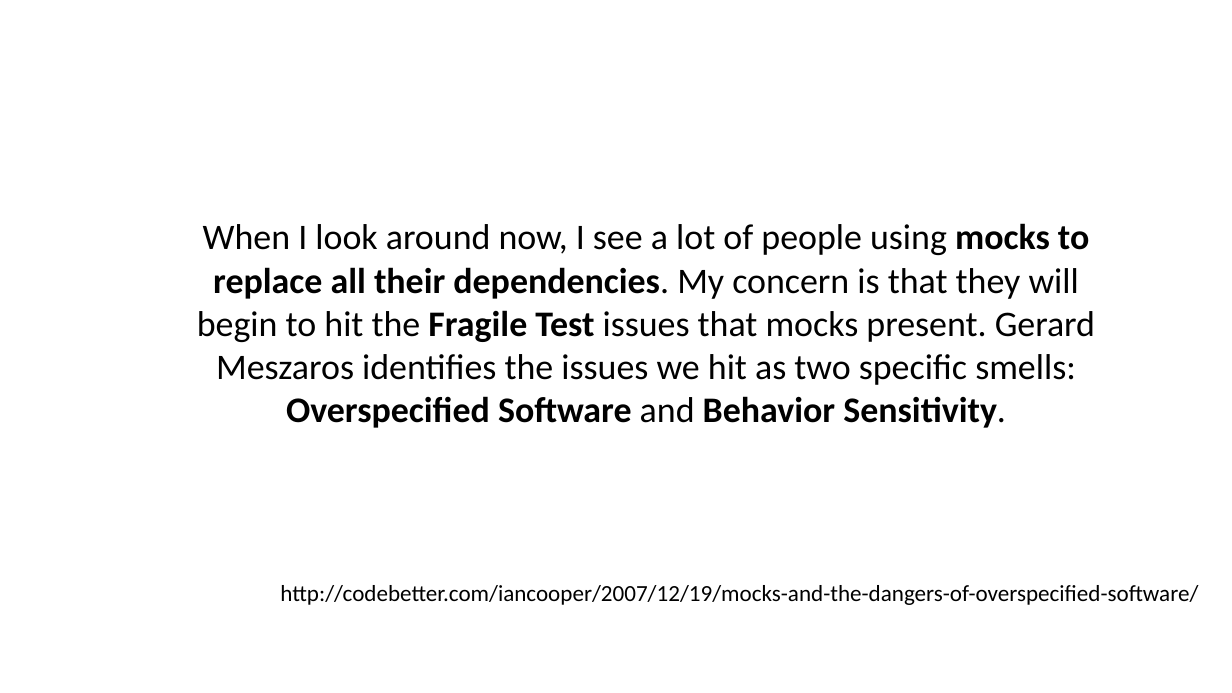
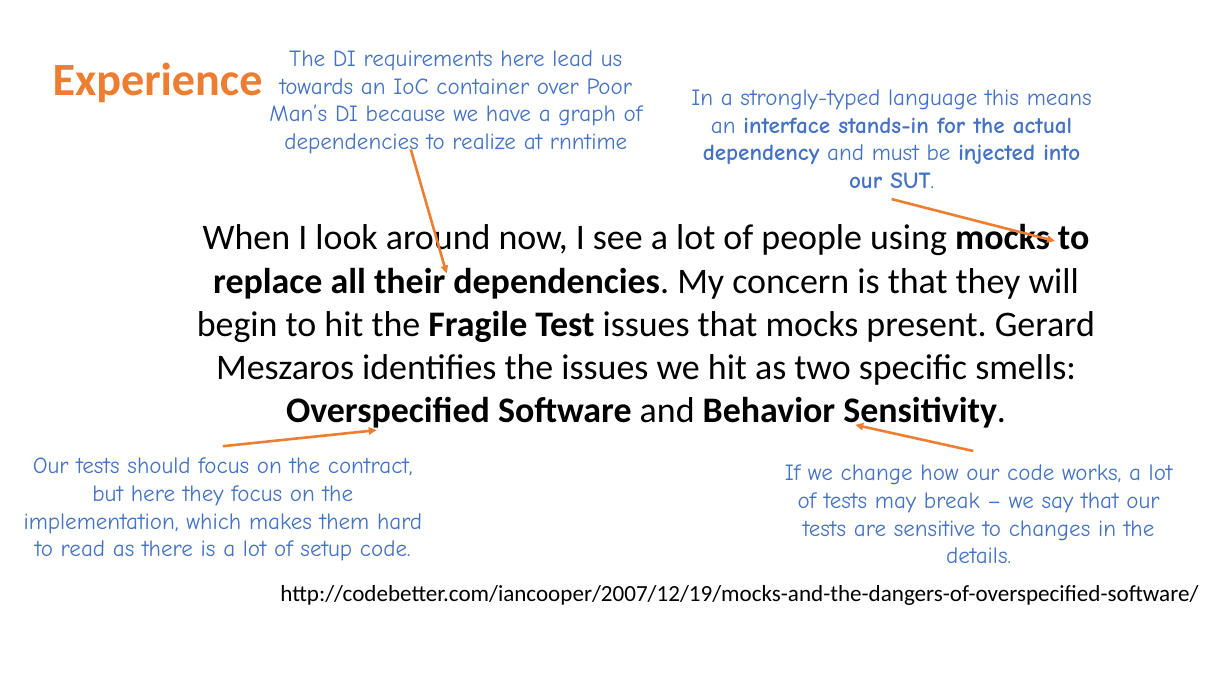
Before and after one commit to iancooper/Presentations, a slide deck: slide 9 of Kent Beck Style TDD - Seven Years After.pptx (slide 13 before the commit). Drawn at 1232x693 pixels with LibreOffice and Linux fonts; fonts in the diff are those of the drawing. Boxes give left, top, right and bottom in pixels: in the first picture for what was removed or moved away, otherwise in the second. Text is boxed around its words. In the diff, an @@ line names an element or a change of style, - is before the commit and + after.

```diff
--- a/Kent Beck Style TDD - Seven Years After.pptx
+++ b/Kent Beck Style TDD - Seven Years After.pptx
@@ text added at [269,50,643,156], 18 pt, text #4472C4 @@
+The DI requirements here lead us towards an IoC container over Poor Man’s DI because we have a graph of dependencies to realize at rnntime
@@ text added at [53,62,263,103], 36 pt, text #ED7D31, bold @@
+Experience
@@ text added at [691,89,1092,188], 18 pt, text #4472C4, bold @@
+In a strongly-typed language this means an interface stands-in for the actual dependency and must be injected into our SUT.
@@ arrow added from (411, 150) to (446, 274), #ED7D31 2 pt @@
@@ arrow added from (892, 200) to (1055, 241), #ED7D31 2 pt @@
@@ arrow added from (223, 446) to (377, 431), #ED7D31 2 pt @@
@@ arrow added from (973, 451) to (856, 425), #ED7D31 2 pt @@
@@ text added at [24,457,422,561], 18 pt, text #4472C4 @@
+Our tests should focus on the contract, but here they focus on the implementation, which makes them hard to read as there is a lot of setup code.
@@ text added at [785,464,1173,541], 18 pt, text #4472C4 @@
+If we change how our code works, a lot of tests may break – we say that our tests are sensitive to changes in the details.
```
Also in this commit, not shown: 32 other slides changed, 17 slides added, 27 slides removed.
